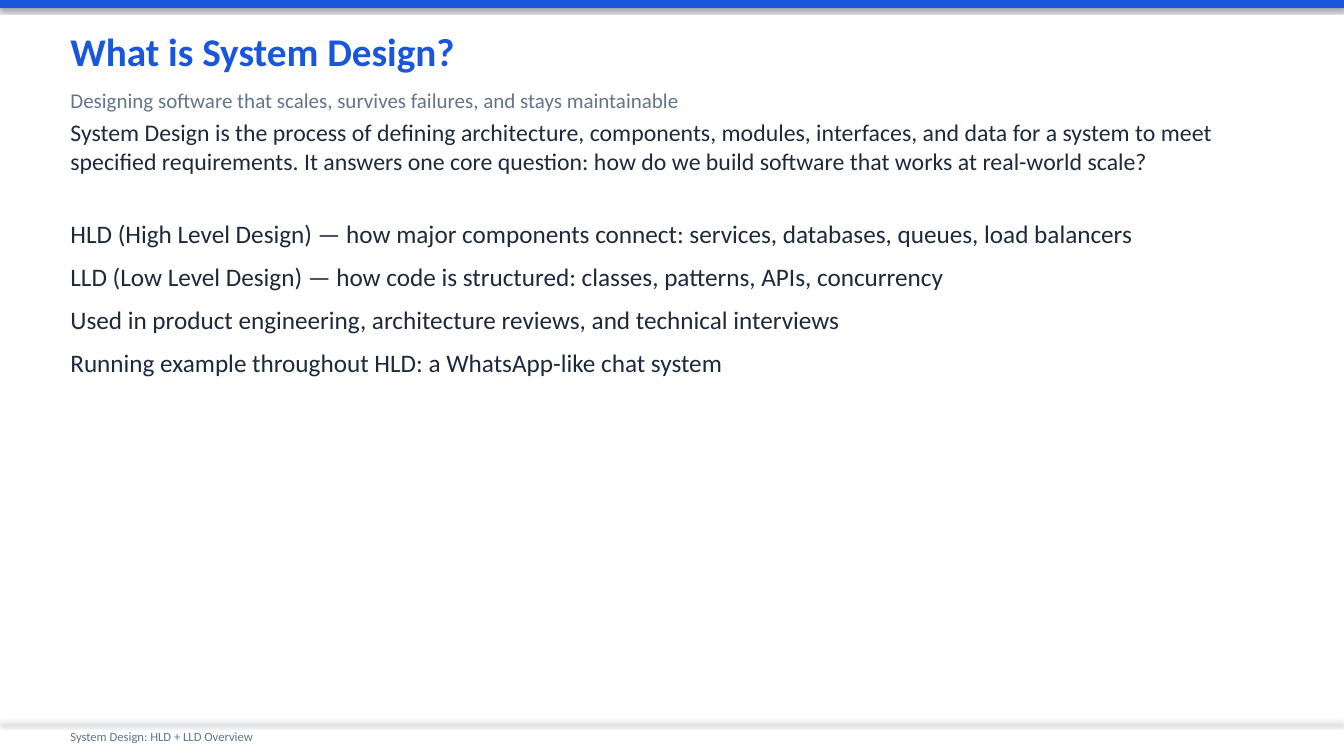
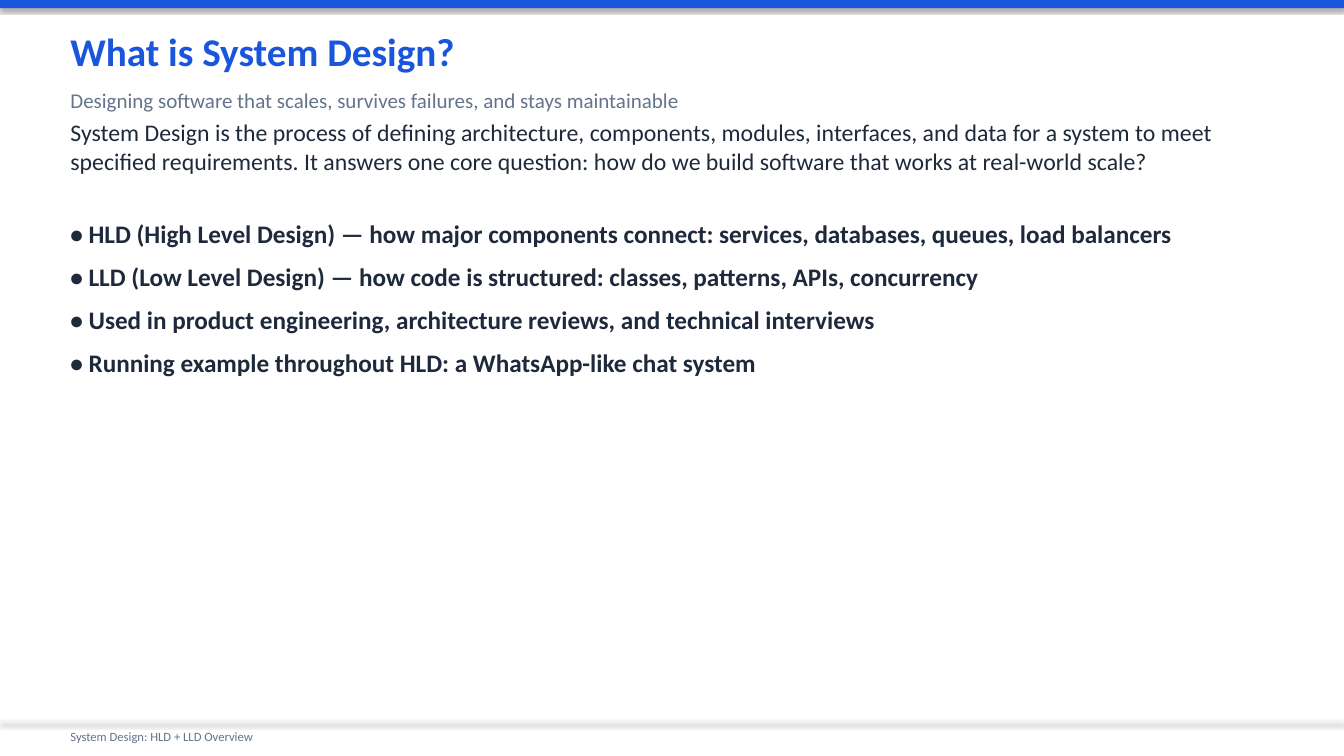
Before and after one commit to sniper1611/mainwebsite, a slide deck: slide 2 of System_Design_Presentation.pptx. Drawn at 1344x756 pixels with LibreOffice and Linux fonts; fonts in the diff are those of the drawing. Boxes give left, top, right and bottom in pixels: in the first picture for what was removed or moved away, otherwise in the second. Text is boxed around its words. In the diff, an @@ line names an element or a change of style, - is before the commit and + after.

```diff
--- a/System_Design_Presentation.pptx
+++ b/System_Design_Presentation.pptx
@@ text at <box>89,224,1171,377</box>: text changed; bold on @@
-HLD (High Level Design) — how major components connect: services, databases, queues, load balancers
-LLD (Low Level Design) — how code is structured: classes, patterns, APIs, concurrency
-Used in product engineering, architecture reviews, and technical interviews
-Running example throughout HLD: a WhatsApp-like chat system
+• HLD (High Level Design) — how major components connect: services, databases, queues, load balancers
+• LLD (Low Level Design) — how code is structured: classes, patterns, APIs, concurrency
+• Used in product engineering, architecture reviews, and technical interviews
+• Running example throughout HLD: a WhatsApp-like chat system
```
Also in this commit, not shown: 53 other slides changed, 5 slides added, 2 slides removed.
